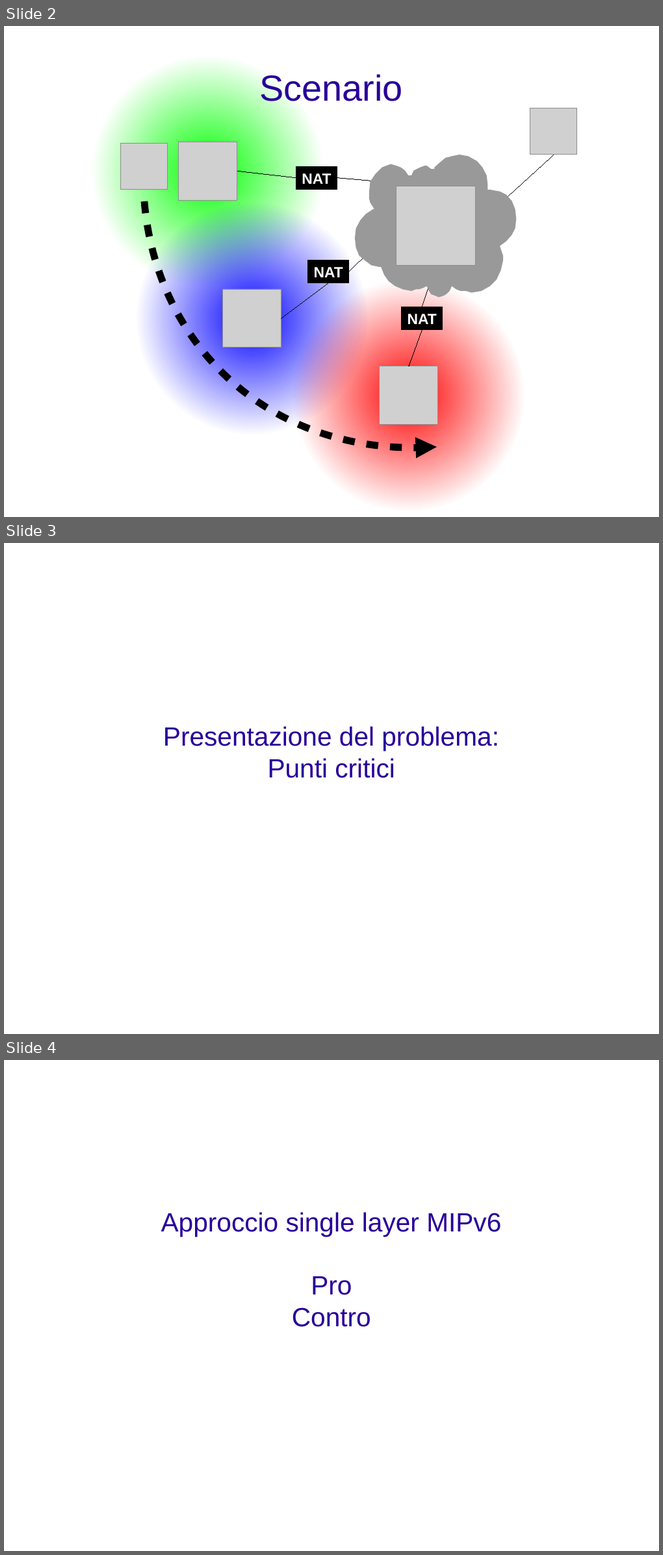
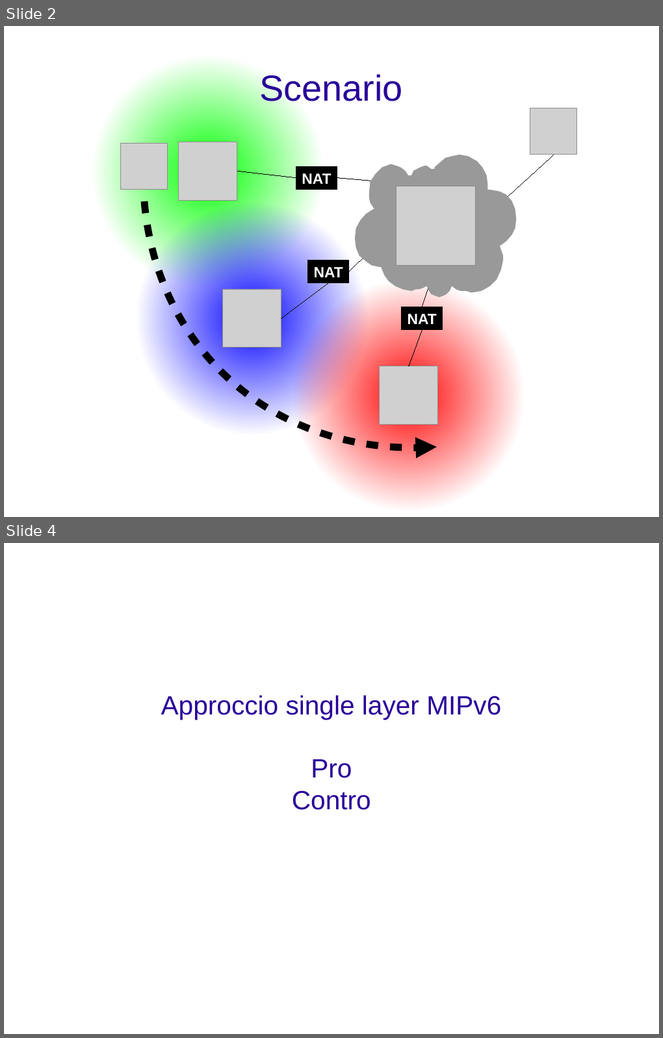
Before and after one commit to rjack/tesi-triennale, a slide deck: presentazione.odp. Shown one above the other, each under a label of ours: slides 2, 3 and 4 before the commit, slides 2 and 4 after it; the slides between them are not shown. The pictures are 663x1555 and 663x1038 pixels, drawn with LibreOffice and Linux fonts; fonts in the diff are those of the drawing; grey boxes stand for pictures; background and template pictures are left out. Boxes give left, top, right and bottom in pixels: in the first picture for what was removed or moved away, otherwise in the second. Text is boxed around its words. In the diff, an @@ line names an element or a change of style, - is before the commit and + after.

```diff
--- a/presentazione.odp
+++ b/presentazione.odp
@@ slide 3 removed at (x1=4, y1=543, x2=659, y2=1034), background picture (left out) @@
@@ subtitle removed at (x1=163, y1=726, x2=499, y2=778) @@
-Presentazione del problema:
-Punti critici
```
Also in this commit, not shown: 1 slide added.
